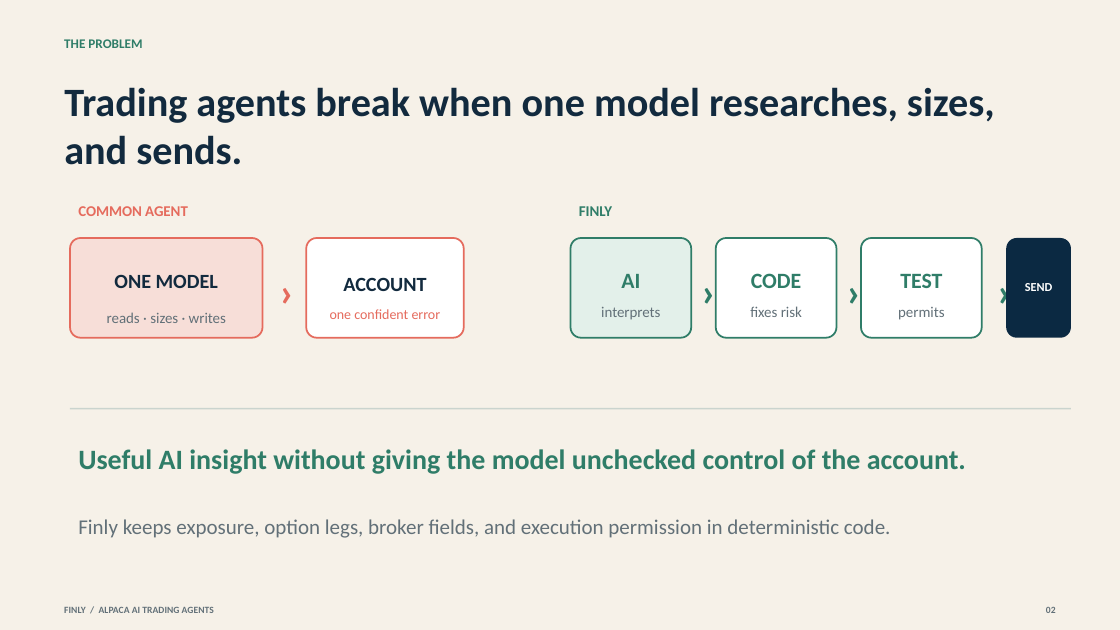
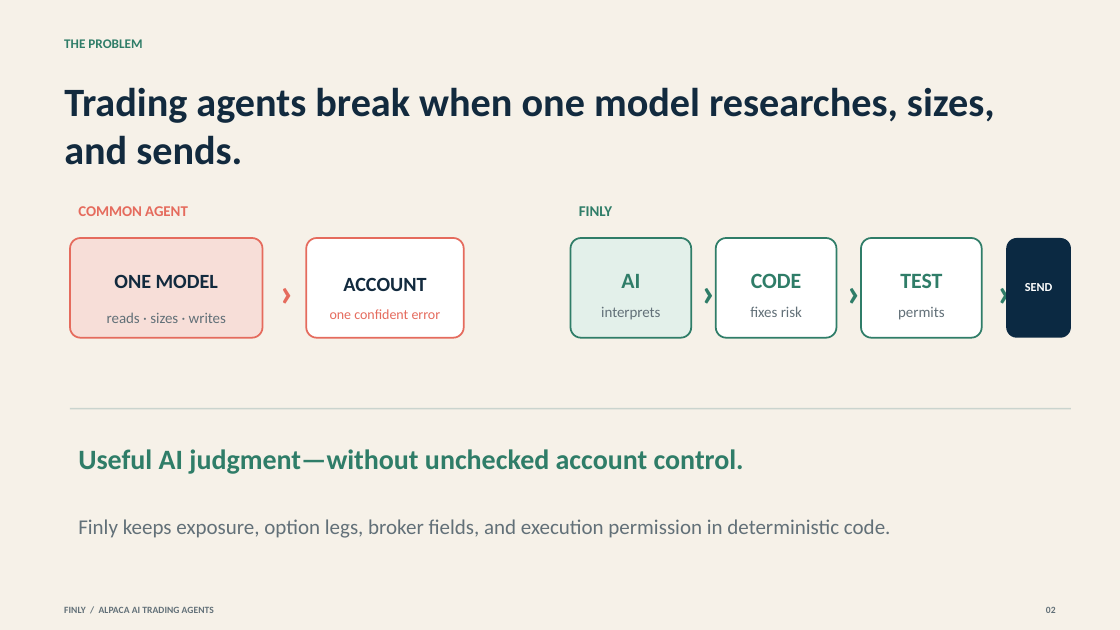
Before and after one commit to owlsowo/finly-bot, a slide deck: slide 2 of public/judge/Finly_Consulting_Deck.pptx. Drawn at 1120x630 pixels with LibreOffice and Linux fonts; fonts in the diff are those of the drawing. Boxes give left, top, right and bottom in pixels: in the first picture for what was removed or moved away, otherwise in the second. Text is boxed around its words. In the diff, an @@ line names an element or a change of style, - is before the commit and + after.

```diff
--- a/public/judge/Finly_Consulting_Deck.pptx
+++ b/public/judge/Finly_Consulting_Deck.pptx
@@ text at (78,449,744,474): text changed @@
-Useful AI insight without giving the model unchecked control of the account.
+Useful AI judgment—without unchecked account control.
```
Also in this commit, not shown: 6 other slides changed, 18 other files.
